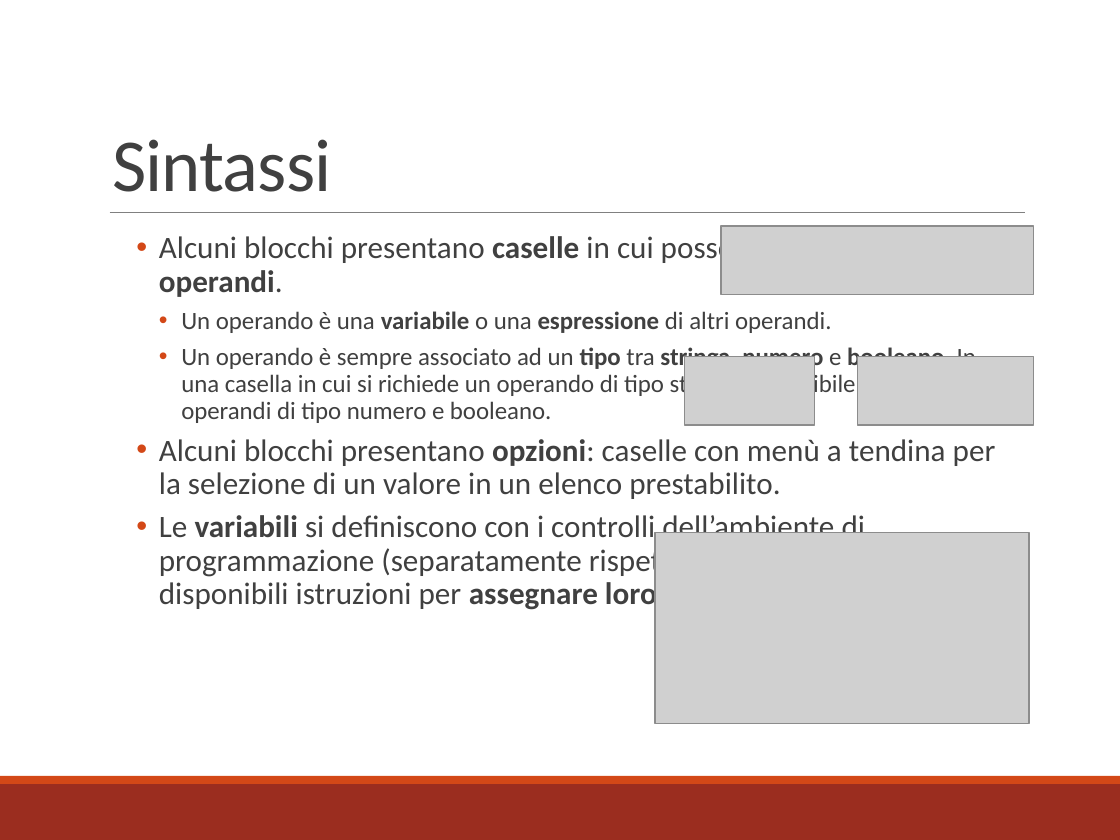
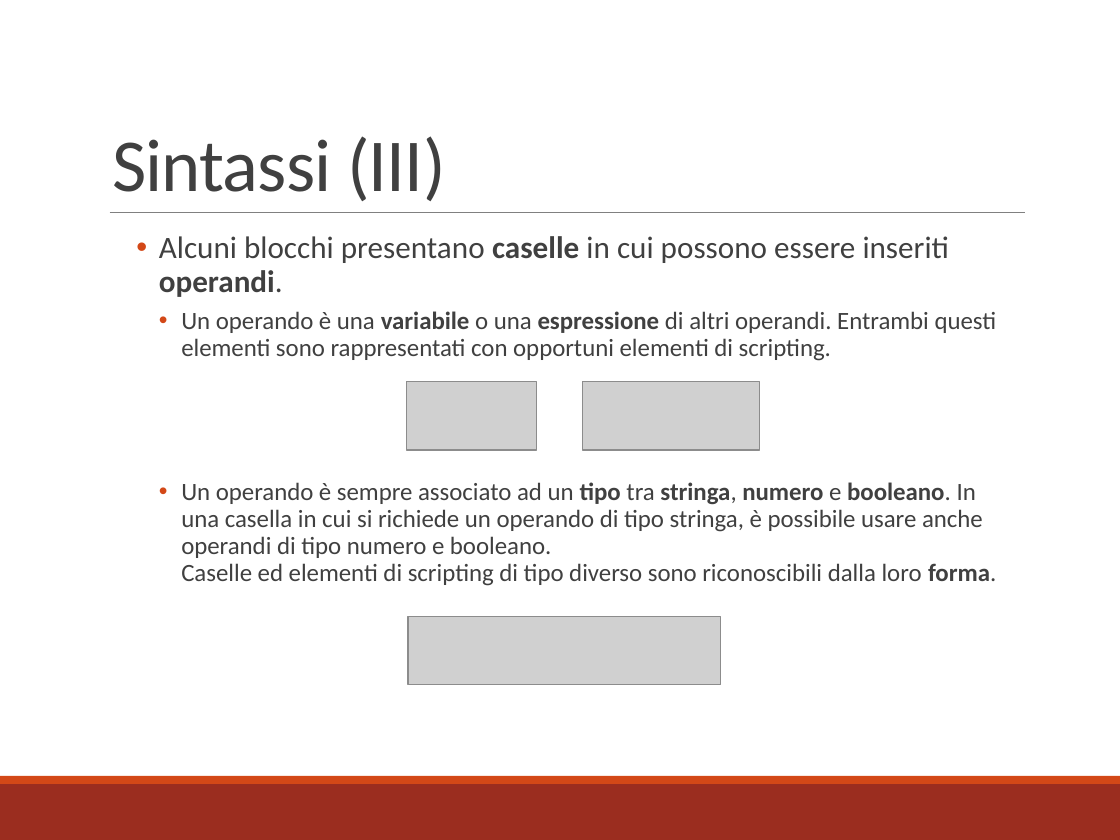
Before and after one commit to mbosc/scartch, a slide deck: slide 7 of Presentazione.pptx (slide 6 before the commit). Drawn at 1120x840 pixels with LibreOffice and Linux fonts; fonts in the diff are those of the drawing; grey boxes stand for pictures. Boxes give left, top, right and bottom in pixels: in the first picture for what was removed or moved away, otherwise in the second. Text is boxed around its words. In the diff, an @@ line names an element or a change of style, - is before the commit and + after.

```diff
--- a/Presentazione.pptx
+++ b/Presentazione.pptx
@@ title at (x1=112, y1=136, x2=446, y2=201): text changed @@
-Sintassi
+Sintassi (III)
@@ text at (x1=159, y1=311, x2=996, y2=612): paragraphs removed @@
-    • Un operando è una variabile o una espressione di altri operandi.
-    • Un operando è sempre associato ad un tipo tra stringa, numero e booleano. In una casella in cui si richiede un operando di tipo stringa, è possibile usare anche operandi di tipo numero e booleano.
-  • Alcuni blocchi presentano opzioni: caselle con menù a tendina per la selezione di un valore in un elenco prestabilito.
-  • Le variabili si definiscono con i controlli dell’ambiente di programmazione (separatamente rispetto agli script), ma sono disponibili istruzioni per assegnare loro valori diversi.
@@ text added at (x1=181, y1=311, x2=997, y2=586), 16 pt, text #404040 @@
+    • Un operando è una variabile o una espressione di altri operandi. Entrambi questi elementi sono rappresentati con opportuni elementi di scripting.
+    • Un operando è sempre associato ad un tipo tra stringa, numero e booleano. In una casella in cui si richiede un operando di tipo stringa, è possibile usare anche operandi di tipo numero e booleano.
+      Caselle ed elementi di scripting di tipo diverso sono riconoscibili dalla loro forma.
@@ picture moved from (x1=685, y1=357, x2=815, y2=426) to (x1=407, y1=382, x2=536, y2=450) @@
@@ picture moved from (x1=857, y1=357, x2=1033, y2=426) to (x1=582, y1=382, x2=758, y2=450) @@
@@ picture removed at (x1=655, y1=533, x2=1029, y2=724) @@
@@ picture moved from (x1=721, y1=226, x2=1034, y2=295) to (x1=408, y1=617, x2=720, y2=685) @@
```
Also in this commit, not shown: 6 other slides changed, 11 slides added, 1 slide removed, 18 other files.
